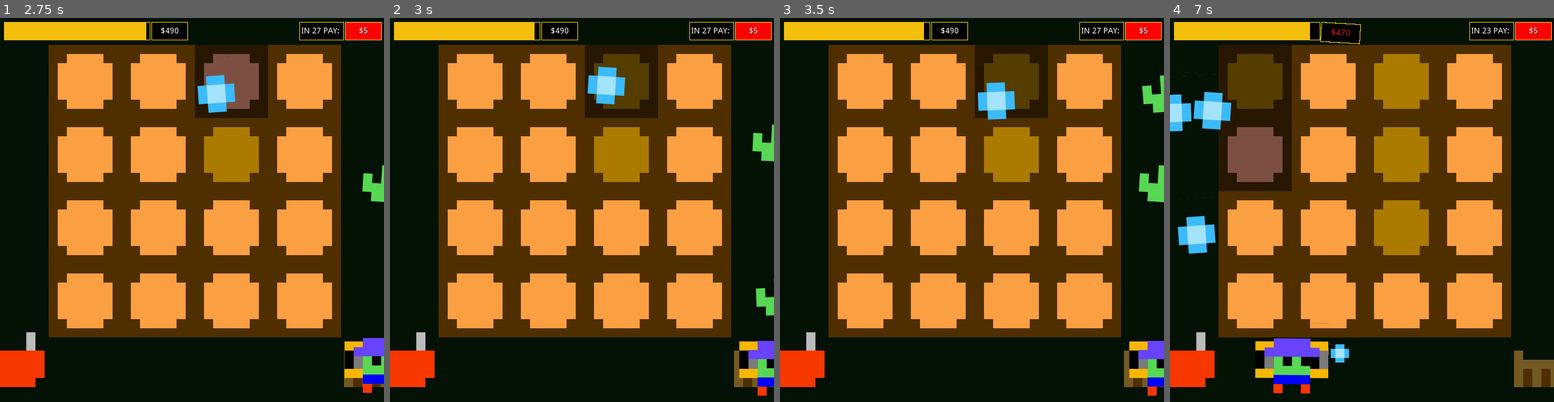
Above: before the commit, frames 1-4 (left to right).
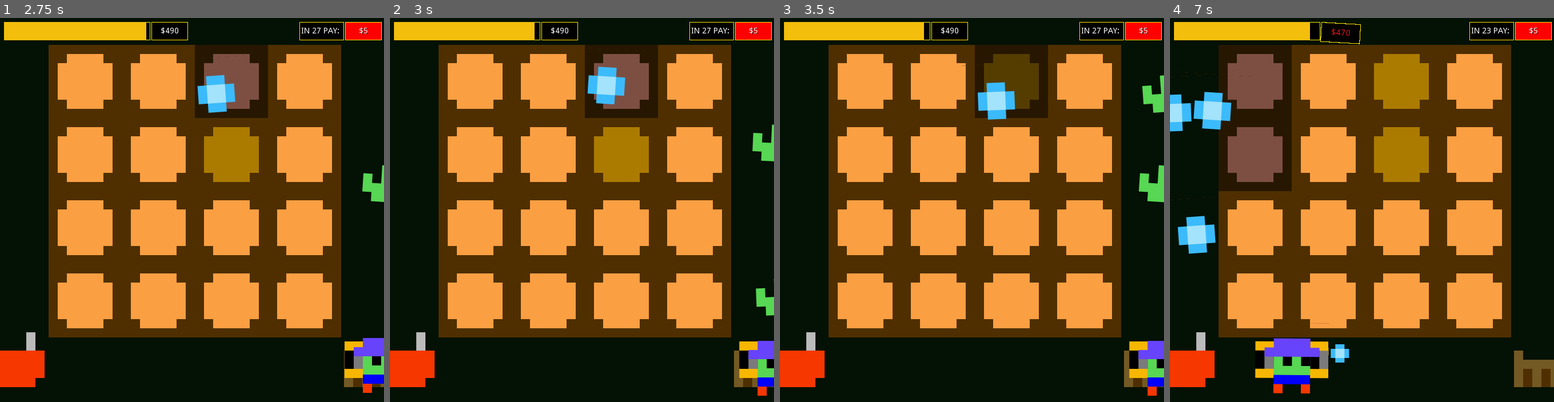
Above: after the commit, the same moments.

Repository: oneseedfruit/BeetFarmer
Game: Godot game, scene res://Game.tscn
Same seed, same stepped clock (60 frames per second), same inputs: the game is played once before the commit and once after it.
Inputs:
- Up to frame 1 (2.75 s): click "NEW GAME" at 0.5 s; tap Enter at 1.25 s; hold D (right) 1.28-2.03 s; tap Space (launch) at 1.35, 2.1 s; hold S (down) from 2.03 s (still down)
- Up to frame 2 (3 s): release S (down) at 2.78 s; hold D (right) from 2.78 s (still down); tap Space (launch) at 2.85 s
- Up to frame 3 (3.5 s): keep holding D (right)
- Up to frame 4 (7 s): release D (right) at 3.53 s; hold W (up) 3.53-4.28 s; tap Space (launch) every 0.75 s from 3.6 to 6.6 s; hold A (left) 4.28-5.78 s; hold S (down) 5.78-6.53 s; hold D (right) from 6.53 s (still down)

Frame 1 is identical in both runs. In frame 2, 1.2% of the frame differs, in the area x 53-68%, y 9-24%; in frame 3, 1.8%; in frame 4, 3.6%, in the area x 15-68%, y 9-62%.

Commit message:
Fixed hand mode not picking up beet after used once.

Diff:
--- a/Ball/Ball.gd
+++ b/Ball/Ball.gd
@@ -23,7 +23,7 @@
 			preload("res://Audio/sound7.wav")]
 
 func _set_mode(value):
-	if $Sprite:
+	if $Sprite != null:
 		if value == 0:
 			$Sprite.frame = 9
 		elif value == 1:
@@ -100,6 +100,8 @@
 	if area.name.find("Crop") > -1:
 		if mode == 1 && area.growth_stage >= 4:
 			if _crop1 == null:
+				if area.get_parent().name.find("Pos") > -1:
+					area.get_parent().get_parent().get_parent()._crop1 = null
 				_crop1 = _CropScene.instance()
 				_crop1._water_consumed = area._water_consumed
 				_crop1.growth_stage = area.growth_stage
@@ -107,6 +109,7 @@
 				_crop1.show_behind_parent = true
 				_crop1.position += Vector2(0, 10)
 				area.get_parent().remove_child(area)
+				area.queue_free()
 
 	if area.name.find("ShippingBox") > -1 || area.name.find("Bowl") > -1:
 		print("Shipping!")
--- a/Till/Till.tscn
+++ b/Till/Till.tscn
@@ -16,7 +16,7 @@
 frame = 5
 script = ExtResource( 2 )
 _sections_unfolded = [ "Animation", "Z Index" ]
-dry_rate = 5.0
+dry_rate = 8.0
 
 [node name="Till" type="Area2D" parent="." index="0"]
 
